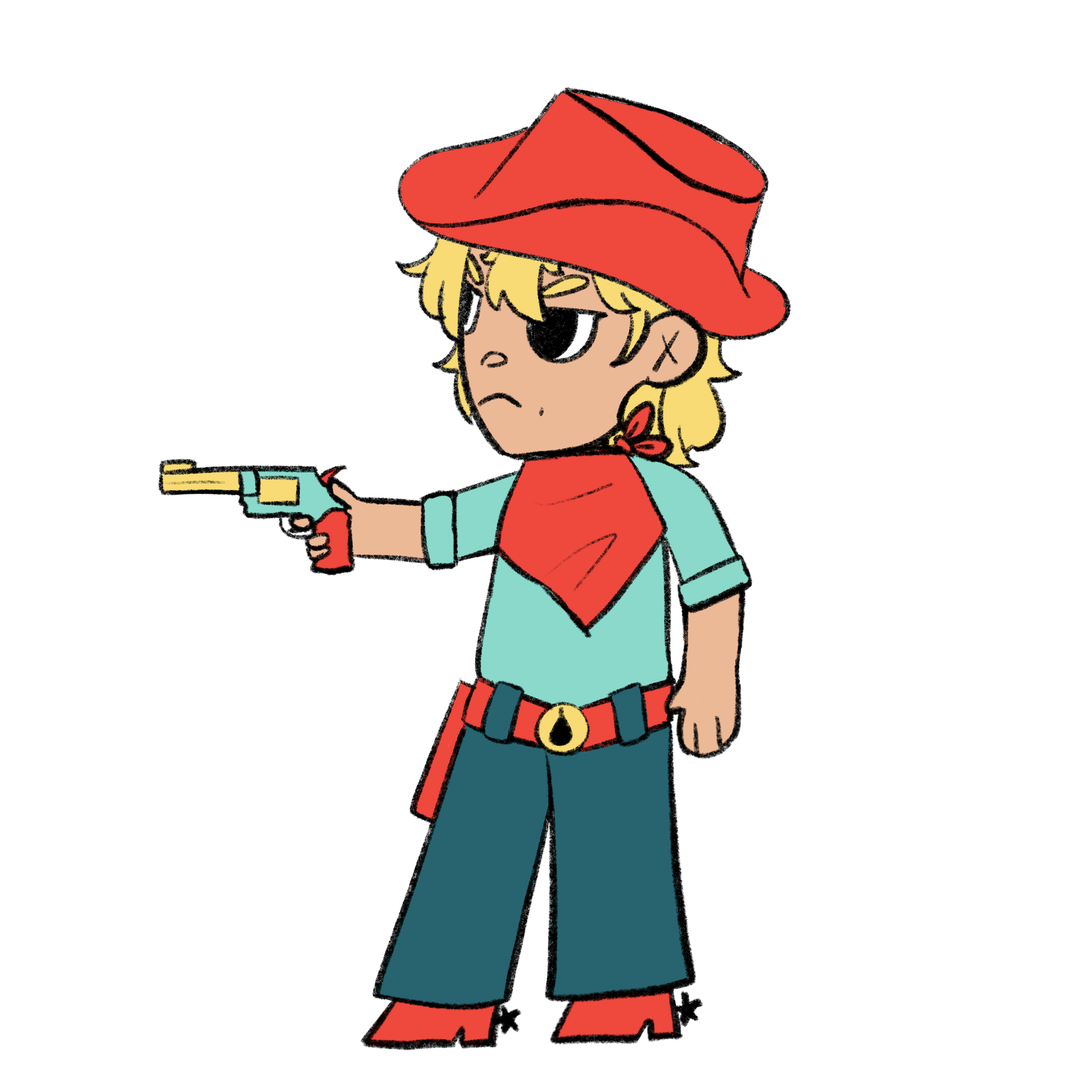
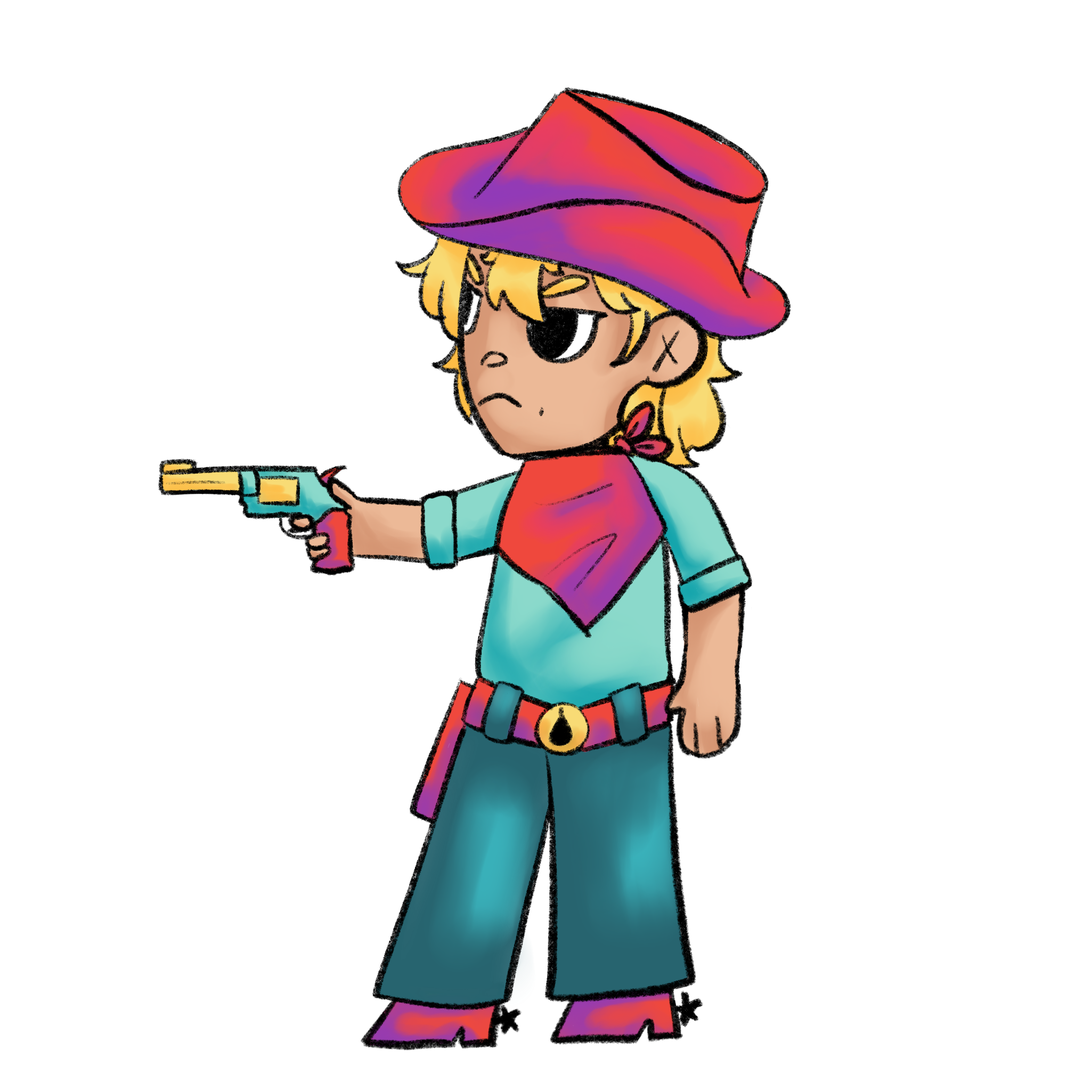
Layer changes from the first 1091x1091 image to the second:
painted on "Scarf" over box(517, 406, 672, 629)
painted on "RUarm" over box(632, 470, 749, 610)
painted on "RDarm" over box(666, 585, 739, 758)
painted on "Head" over box(409, 103, 787, 468)
painted on "Belt" over box(412, 681, 675, 822)
painted on "Rleg" over box(553, 713, 681, 942)
painted on "Rfoot" over box(556, 987, 676, 1041)
painted on "Lleg" over box(400, 735, 574, 1015)
painted on "Lfoot" over box(366, 993, 497, 1048)
painted on "Body" over box(476, 542, 671, 713)
painted on "LUarm" over box(422, 475, 528, 568)
painted on "LDarm" over box(160, 461, 433, 572)
